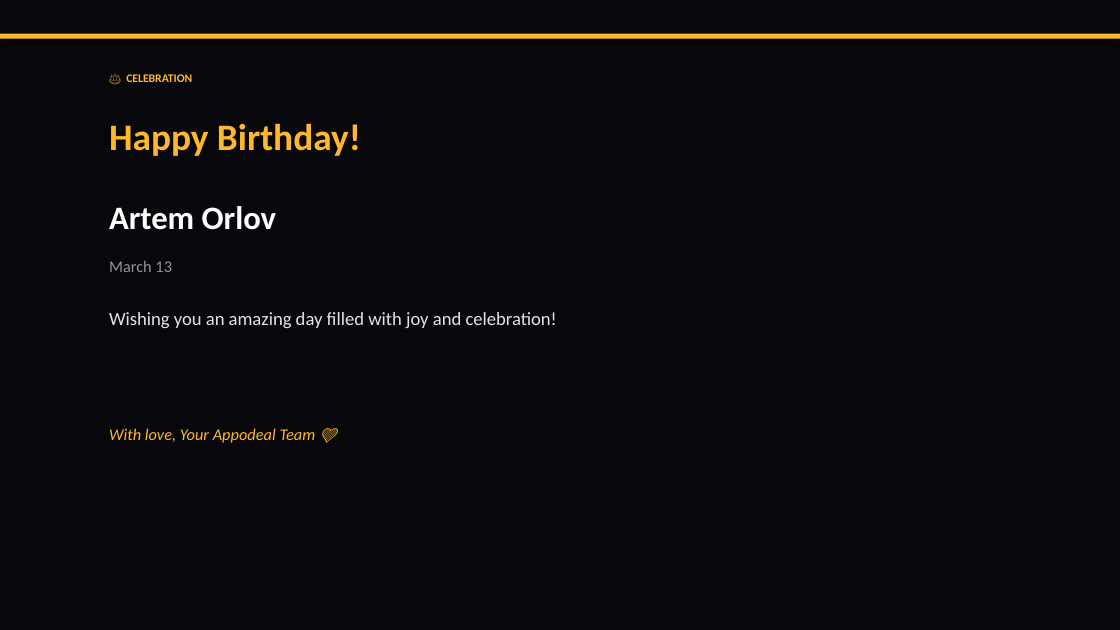
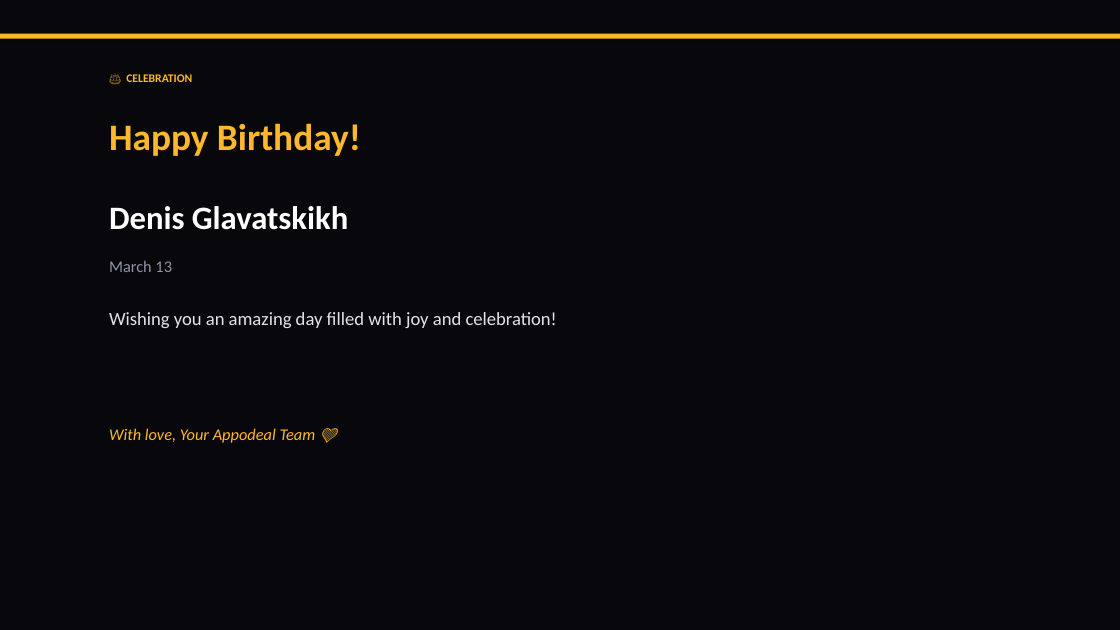
Before and after one commit to liliyagarifullina-maker/appodeal-pulse, a slide deck: slide 2 of data/archive/pulse_2026-03-13.pptx. Drawn at 1120x630 pixels with LibreOffice and Linux fonts; fonts in the diff are those of the drawing. Boxes give left, top, right and bottom in pixels: in the first picture for what was removed or moved away, otherwise in the second. Text is boxed around its words. In the diff, an @@ line names an element or a change of style, - is before the commit and + after.

```diff
--- a/data/archive/pulse_2026-03-13.pptx
+++ b/data/archive/pulse_2026-03-13.pptx
@@ text at <box>109,206,348,230</box>: text changed @@
-Artem Orlov
+Denis Glavatskikh
```
Also in this commit, not shown: 1 other slide changed, 21 slides added, 4 slides removed, 2 other files.
